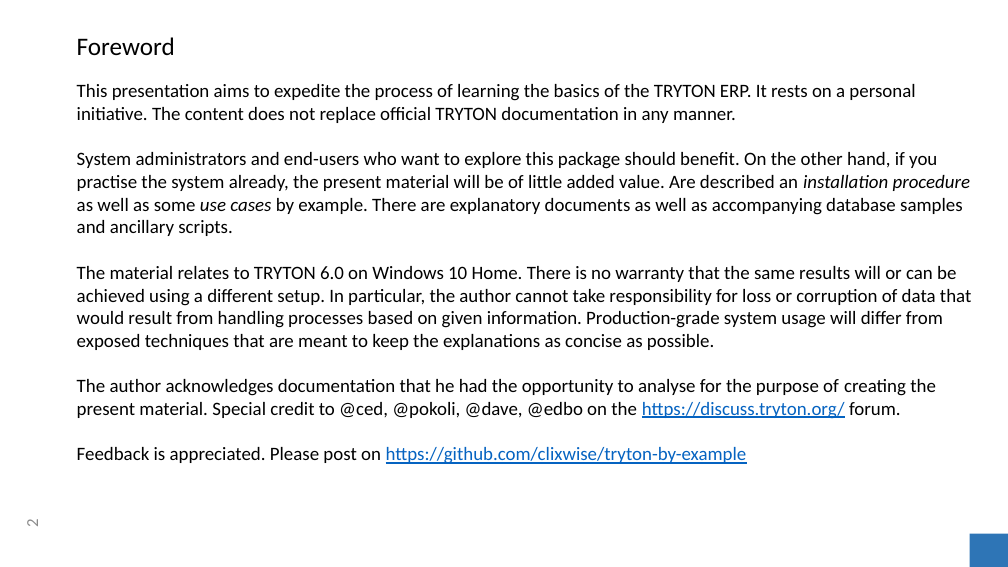
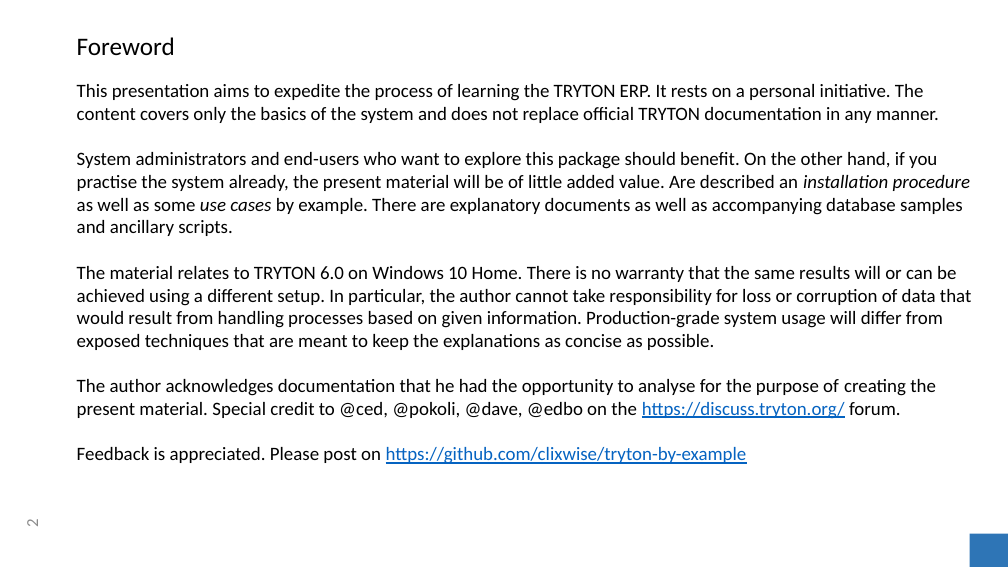
Before and after one commit to clixwise/tryton-by-example, a slide deck: slide 2 of Tryton 6.0 - Doc 00.01 - Installation & administration.pptx. Drawn at 1008x567 pixels with LibreOffice and Linux fonts; fonts in the diff are those of the drawing. Boxes give left, top, right and bottom in pixels: in the first picture for what was removed or moved away, otherwise in the second. Text is boxed around its words. In the diff, an @@ line names an element or a change of style, - is before the commit and + after.

```diff
--- a/Tryton 6.0 - Doc 00.01 - Installation & administration.pptx
+++ b/Tryton 6.0 - Doc 00.01 - Installation & administration.pptx
@@ text at <box>77,84,971,464</box>: text changed @@
-This presentation aims to expedite the process of learning the basics of the TRYTON ERP. It rests on a personal initiative. The content does not replace official TRYTON documentation in any manner.
-System administrators and end-users who want to explore this package should benefit. On the other hand, if you practise the system already, the present material will be of little added value. Are described an installation procedure as well as some use cases by example. There are explanatory documents as well as accompanying database samples and ancillary scripts.
-The material relates to TRYTON 6.0 on Windows 10 Home. There is no warranty that the same results will or can be achieved using a different setup. In particular, the author cannot take responsibility for loss or corruption of data that would result from handling processes based on given information. Production-grade system usage will differ from exposed techniques that are meant to keep the explanations as concise as possible.
-The author acknowledges documentation that he had the opportunity to analyse for the purpose of creating the present material. Special credit to @ced, @pokoli, @dave, @edbo on the https://discuss.tryton.org/ forum.
-Feedback is appreciated. Please post on https://github.com/clixwise/tryton-by-example
+This presentation aims to expedite the process of learning the TRYTON ERP. It rests on a personal initiative. The content covers only the basics of the system and does not replace official TRYTON documentation in any manner.
+System administrators and end-users who want to explore this package should benefit. On the other hand, if you practise the system already, the present material will be of little added value. Are described an installation procedure as well as some use cases by example. There are explanatory documents as well as accompanying database samples and ancillary scripts.
+The material relates to TRYTON 6.0 on Windows 10 Home. There is no warranty that the same results will or can be achieved using a different setup. In particular, the author cannot take responsibility for loss or corruption of data that would result from handling processes based on given information. Production-grade system usage will differ from exposed techniques that are meant to keep the explanations as concise as possible.
+The author acknowledges documentation that he had the opportunity to analyse for the purpose of creating the present material. Special credit to @ced, @pokoli, @dave, @edbo on the https://discuss.tryton.org/ forum.
+Feedback is appreciated. Please post on https://github.com/clixwise/tryton-by-example
```
Also in this commit, not shown: 6 other slides changed, 1 other file.
